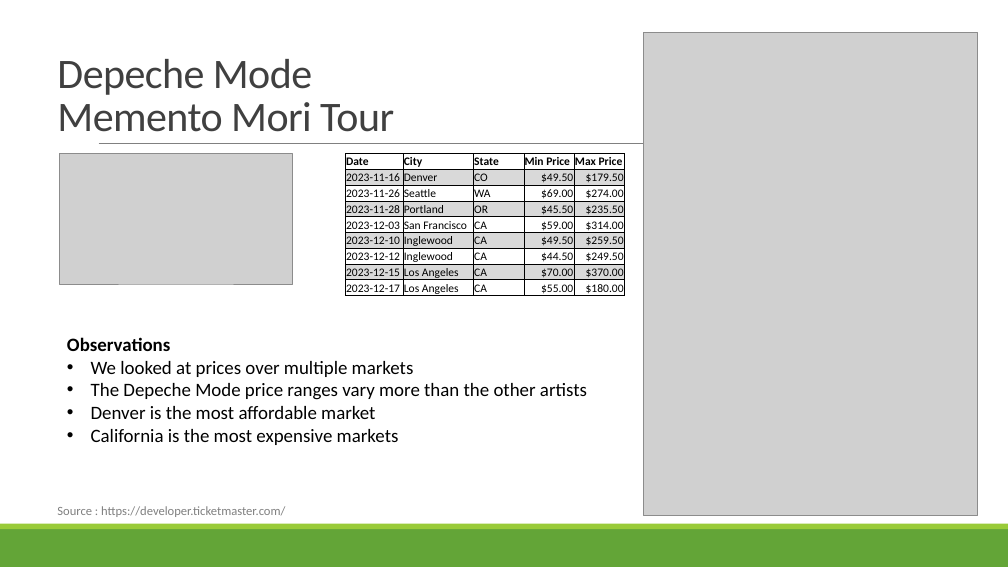
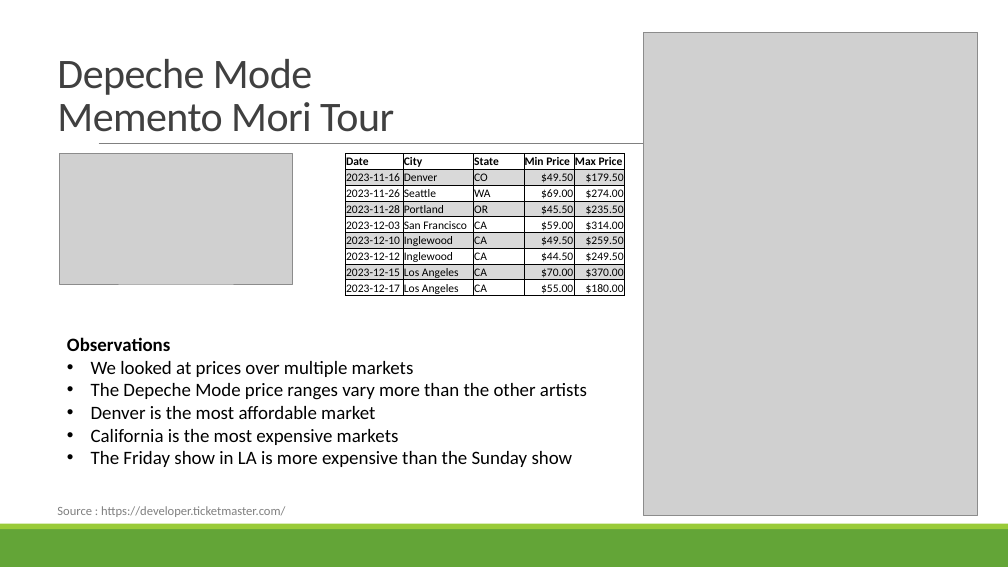
Before and after one commit to jodylarson310/module7-project, a slide deck: slide 4 of Support_Live_Music_Project1_Group4.pptx. Drawn at 1008x567 pixels with LibreOffice and Linux fonts; fonts in the diff are those of the drawing; grey boxes stand for pictures. Boxes give left, top, right and bottom in pixels: in the first picture for what was removed or moved away, otherwise in the second. Text is boxed around its words. In the diff, an @@ line names an element or a change of style, - is before the commit and + after.

```diff
--- a/Support_Live_Music_Project1_Group4.pptx
+++ b/Support_Live_Music_Project1_Group4.pptx
@@ text at [91, 451, 573, 467]: paragraph added @@
+• The Friday show in LA is more expensive than the Sunday show
```
Also in this commit, not shown: 1 other slide changed.
